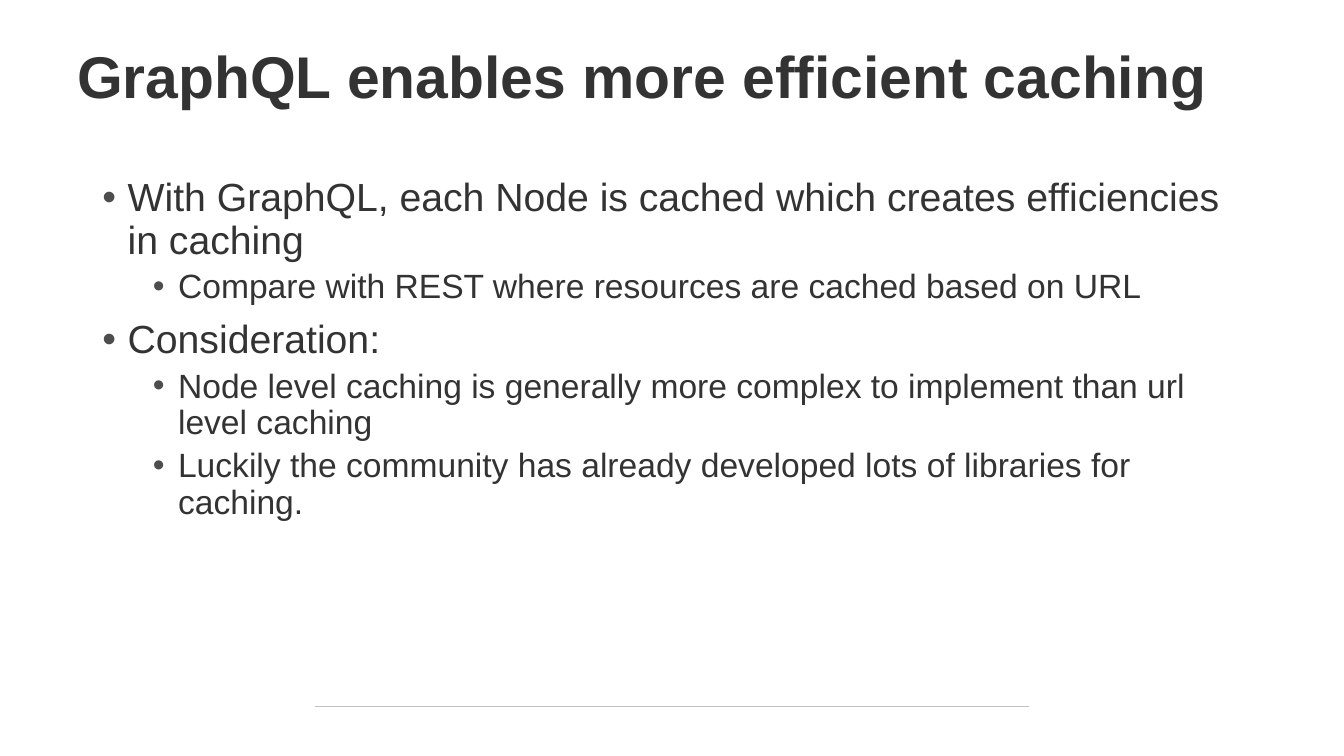
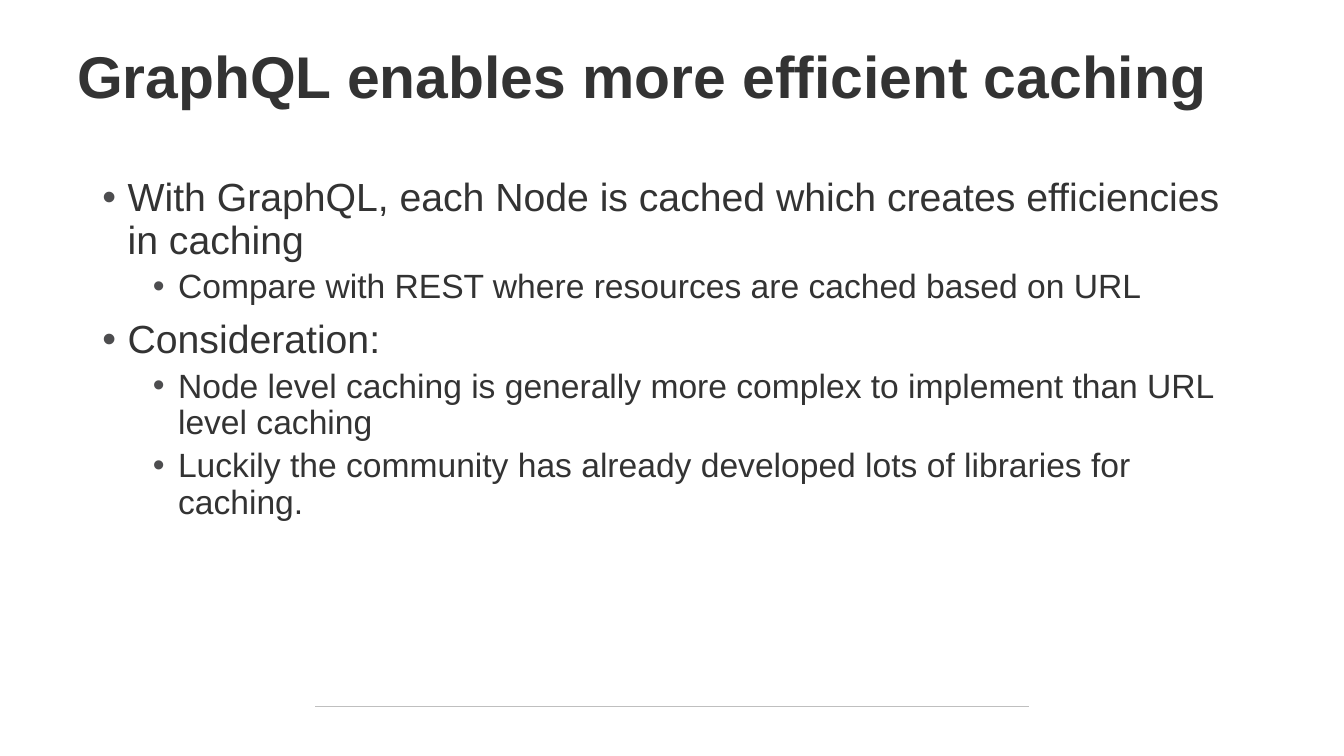
Before and after one commit to NPDSoftwareDev/graphql-presentation, a slide deck: slide 18 of graphql Introduction.pptx. Drawn at 1344x756 pixels with LibreOffice and Linux fonts; fonts in the diff are those of the drawing. Boxes give left, top, right and bottom in pixels: in the first picture for what was removed or moved away, otherwise in the second. Text is boxed around its words. In the diff, an @@ line names an element or a change of style, - is before the commit and + after.

```diff
--- a/graphql Introduction.pptx
+++ b/graphql Introduction.pptx
@@ text at bbox=[178, 373, 1214, 441]: text changed @@
-  • Node level caching is generally more complex to implement than url level caching
+  • Node level caching is generally more complex to implement than URL level caching
```
Also in this commit, not shown: 3 other slides changed, 1 slide added, 1 slide removed, 2 other files.
